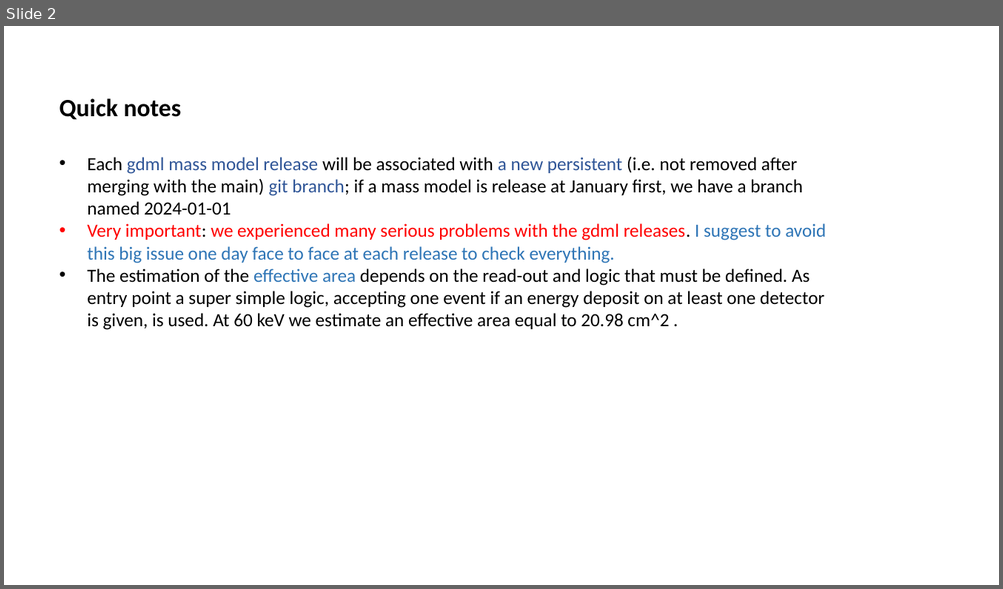
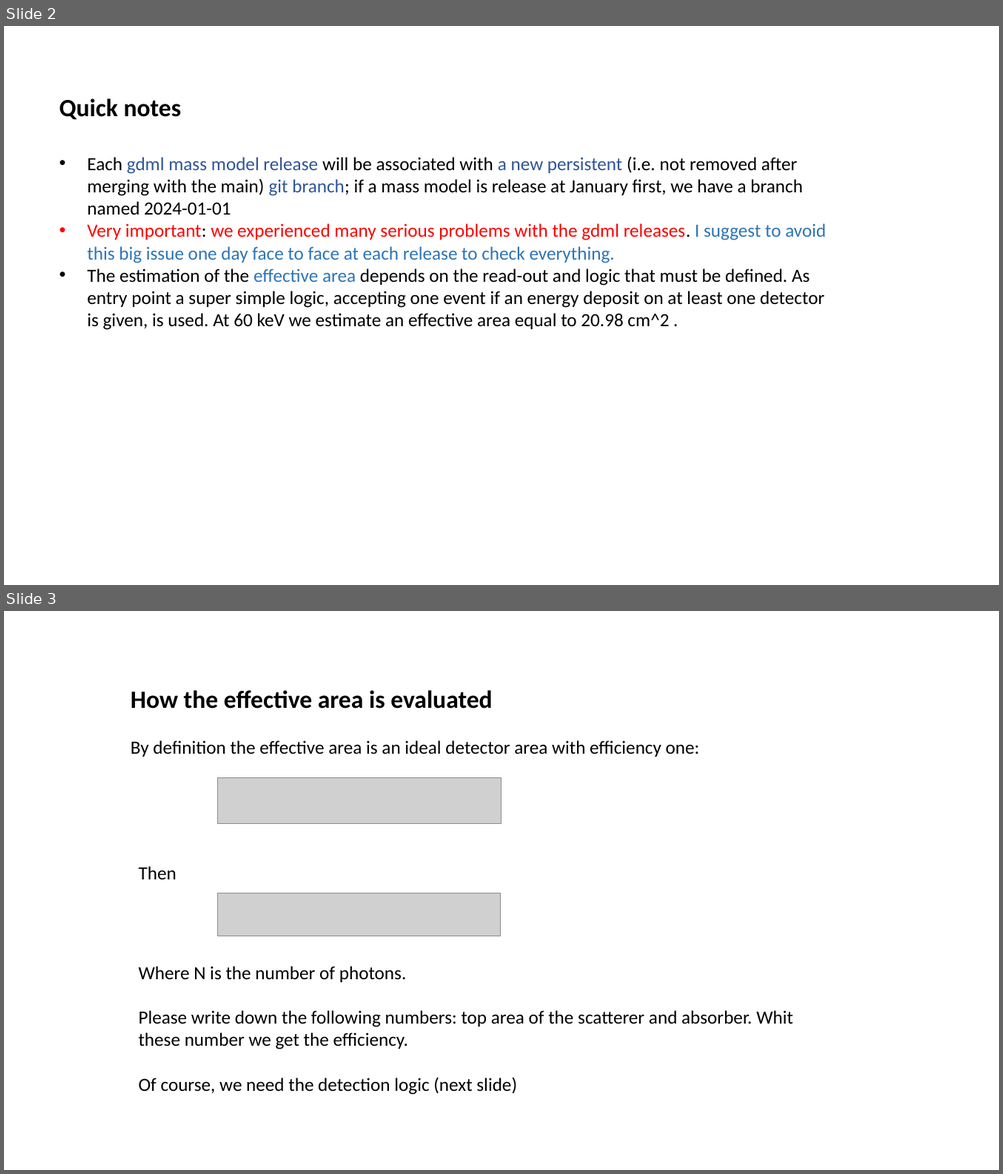
Before and after one commit to giovixo/g4cusp, a slide deck: reports/2024-01-10/cusp_geant4_status_2024-01-10.pptx. Shown one above the other, each under a label of ours: slide 2 before the commit, slides 2 and 3 after it. The pictures are 1003x589 and 1003x1174 pixels, drawn with LibreOffice and Linux fonts; fonts in the diff are those of the drawing; grey boxes stand for pictures. Boxes give left, top, right and bottom in pixels: in the first picture for what was removed or moved away, otherwise in the second. Text is boxed around its words. In the diff, an @@ line names an element or a change of style, - is before the commit and + after.

Commit message:
report updated with the effective area evaluation

```diff
--- a/reports/2024-01-10/cusp_geant4_status_2024-01-10.pptx
+++ b/reports/2024-01-10/cusp_geant4_status_2024-01-10.pptx
@@ slide 3 added at (4,611,999,1170), background #FFFFFF @@
@@ text added at (131,690,700,757), 18 pt, text #000000 @@
+How the effective area is evaluated
+By definition the effective area is an ideal detector area with efficiency one:
@@ picture added at (217,778,502,823) @@
@@ text added at (139,866,176,880), 18 pt, text #000000 @@
+Then
@@ picture added at (217,893,500,937) @@
@@ text added at (139,966,793,1095), 18 pt, text #000000 @@
+Where N is the number of photons.
+Please write down the following numbers: top area of the scatterer and absorber. Whit these number we get the efficiency.
+Of course, we need the detection logic (next slide)
```
Also in this commit, not shown: 1 other slide added, 1 other file.
